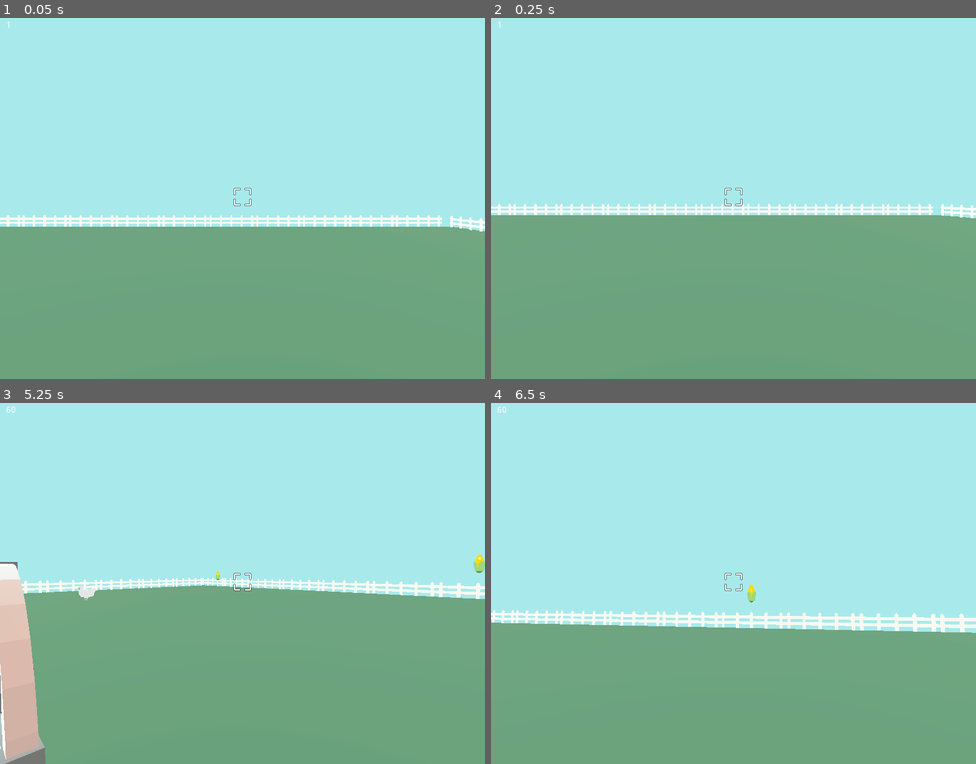
Above: before the commit, frames 1-4 (two rows, left to right).
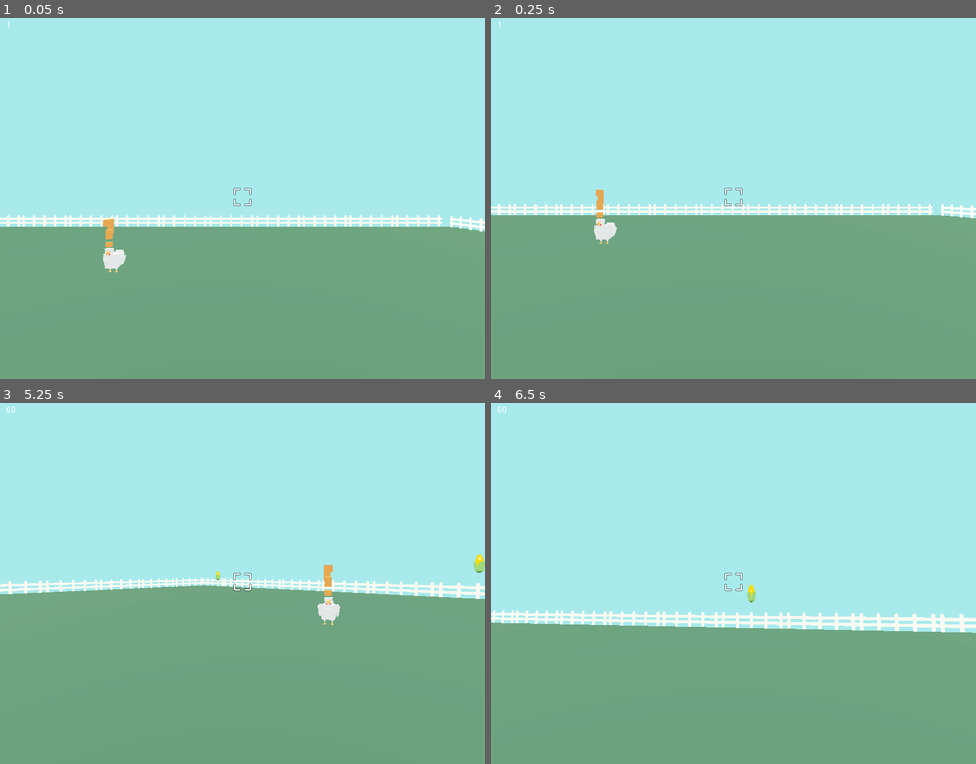
Above: after the commit, the same moments.

Repository: ehtd/godot_wild_jam_32
Game: Godot game, scene res://World.tscn
Two runs of this game, one before a commit and one after it. Both use one fixed random seed, a clock stepped at 60 frames per second and the inputs below.
Inputs (mouse positions are in pixels of both pictures, inside the frame that each line leads up to):
- Up to frame 1 (0.05 s): no input
- Up to frame 2 (0.25 s): no input
- Up to frame 3 (5.25 s): move the mouse to (237, 587) at 0.52 s; hold W (move_forward) 0.53-2.78 s; tap E (grab) every 0.75 s from 0.6 to 5.1 s; click (237, 587) at 0.67 s; move the mouse to (276, 587) at 1.27 s; move the mouse to (203, 576) at 2.02 s; move the mouse to (247, 583) at 2.77 s; hold A (move_left) 2.78-3.53 s; click (247, 583) at 2.92 s; move the mouse to (223, 576) at 3.52 s; hold W (move_forward) from 3.53 s (still down); tap Enter at 4.25 s; move the mouse to (266, 579) at 4.27 s; tap R (restart) at 5 s; move the mouse to (218, 583) at 5.02 s; click (218, 583) at 5.17 s
- Up to frame 4 (6.5 s): move the mouse to (743, 576) at 5.77 s; release W (move_forward) at 5.78 s; hold D (move_right) from 5.78 s (still down); tap E (grab) at 5.85 s

The runs differ from the first frame. In frame 1, 0.3% of the frame differs, in the area x 21-26%, y 55-71%; in frame 2, 0.3%; in frame 3, 4.1%, in the area x 0-71%, y 44-100%; in frame 4, nothing differs.

Commit message:
fixing a bug with corn and collisions when picked up

Diff:
--- a/Chicken/Chicken.gd
+++ b/Chicken/Chicken.gd
@@ -12,7 +12,7 @@
 onready var timer = $Timer
 onready var nav: Navigation = get_tree().get_nodes_in_group("nav")[0]
 
-enum STATES { IDLE, WALK, LOOK, TRAPPED, NO_CORN }
+enum STATES { IDLE, WALK, LOOK, TRAPPED, NO_CORN, SCARED }
 
 var current_state = STATES.IDLE
 var player_ref: Player = null
@@ -28,15 +28,21 @@
 	player_ref.connect("place_corn", self, "new_corn")
 	update_all_corn()
 	set_closest_corn()
-	search_for_corn()
+	set_state_look()
+#	search_for_corn()
 	#print(closest_corn)
 	move_component.init(self)
 
 
 func _process(delta):
-	can_see_player()
 	update_all_corn()
 	set_closest_corn()
+
+#	if can_see_player():
+#		set_state_scared()
+#	else:
+#		search_for_corn()
+
 	if closest_corn == null:
 		move_component.freeze()
 		set_state_no_corn()
@@ -52,6 +58,8 @@
 			look(delta)
 		STATES.TRAPPED:
 			trapped(delta)
+		STATES.SCARED:
+			scared(delta)
 
 func no_corn(delta):
 	pass
@@ -89,6 +97,9 @@
 			move_component.unfreeze()
 			set_state_walk()
 
+func scared(delta):
+	move_component.freeze()
+	pass
 
 func trapped(delta):
 	move_component.freeze()
@@ -107,7 +118,7 @@
 func set_state_walk():
 	current_state = STATES.WALK
 	animation_player.play("walk_loop")
-	#print("walk")
+	print("walk")
 
 func set_state_look():
 	current_state = STATES.LOOK
@@ -119,6 +130,10 @@
 	animation_player.play("Idle_loop")
 	#print("trapped")
 
+func set_state_scared():
+	current_state = STATES.SCARED
+	animation_player.play("Idle_loop")
+	print("scared")
 
 func can_see_player():
 	var direction_to_player = global_transform.origin.direction_to(player_ref.global_transform.origin)
@@ -184,7 +199,7 @@
 		timer.start()
 
 func search_for_corn():
-	print("searching")
+	#print("searching")
 	if get_visible_corn().size() > 0:
 #		move_component.unfreeze()
 		set_state_look()
--- a/Chicken/PickupComponent.gd
+++ b/Chicken/PickupComponent.gd
@@ -17,4 +17,5 @@
 	#print(pickup)
 	emit_signal("got_pickup")
 #	pickup.queue_free()
-	pickup.hide()
+	if pickup.has_method("disable"):
+		pickup.disable()
--- a/Corn/CornPickUp.gd
+++ b/Corn/CornPickUp.gd
@@ -1,3 +1,9 @@
 extends Area
 
 class_name Pickup
+
+onready var collision_shape = $CollisionShape
+
+func disable():
+	hide()
+	collision_shape.disabled = true
--- a/Player/MoveComponent.gd
+++ b/Player/MoveComponent.gd
@@ -34,6 +34,7 @@
 
 func _physics_process(delta):
 	if frozen:
+		print("frozen")
 		return
 
 	var current_movement_vector = movement_vector
@@ -47,7 +48,9 @@
 
 
 func freeze():
+	print("freezing")
 	frozen = true
 
 func unfreeze():
+	print("unfreeze")
 	frozen = false
--- a/Player/Player.gd
+++ b/Player/Player.gd
@@ -5,7 +5,7 @@
 export var mouse_sensitivity = 0.5
 export var ray_length_corn = 200.0
 export var ray_length_chicken = 2.0
-export var max_corn_count = 7
+export var max_corn_count = 999
 
 onready var camera = $Camera
 onready var move_component = $MoveComponent
--- a/World.tscn
+++ b/World.tscn
@@ -1,10 +1,9 @@
-[gd_scene load_steps=11 format=2]
+[gd_scene load_steps=10 format=2]
 
 [ext_resource path="res://Player/Player.tscn" type="PackedScene" id=1]
 [ext_resource path="res://ground_lmaterial.tres" type="Material" id=2]
 [ext_resource path="res://Chicken/Chicken.tscn" type="PackedScene" id=3]
 [ext_resource path="res://fence/Fence.tscn" type="PackedScene" id=5]
-[ext_resource path="res://cage/cage.tscn" type="PackedScene" id=6]
 
 [sub_resource type="ProceduralSky" id=1]
 radiance_size = 3
@@ -45,10 +44,7 @@
 transform = Transform( 0.600591, 0.779045, -0.17994, 0.519092, -0.208745, 0.828836, 0.608139, -0.591197, -0.529766, 0, 20, 0 )
 
 [node name="Chicken" parent="." instance=ExtResource( 3 )]
-transform = Transform( 1, 0, 0, 0, 1, 0, 0, 0, 1, 0.115262, 0, -0.256169 )
-
-[node name="Chicken2" parent="." instance=ExtResource( 3 )]
-transform = Transform( 1, 0, 0, 0, 1, 0, 0, 0, 1, -15, 0, -7 )
+transform = Transform( 1, 0, 0, 0, 1, 0, 0, 0, 1, 0.115262, 0, -9.81141 )
 
 [node name="Navigation" type="Navigation" parent="." groups=[
 "nav",
@@ -211,6 +207,4 @@
 [node name="Fence6" parent="Navigation/NavigationMeshInstance/Environment/fence_wall4" instance=ExtResource( 5 )]
 transform = Transform( 1, 0, 0, 0, 1, 0, 0, 0, 1, -22.586, 1, -24.6182 )
 
-[node name="cage" parent="." instance=ExtResource( 6 )]
-
 [editable path="Player"]
